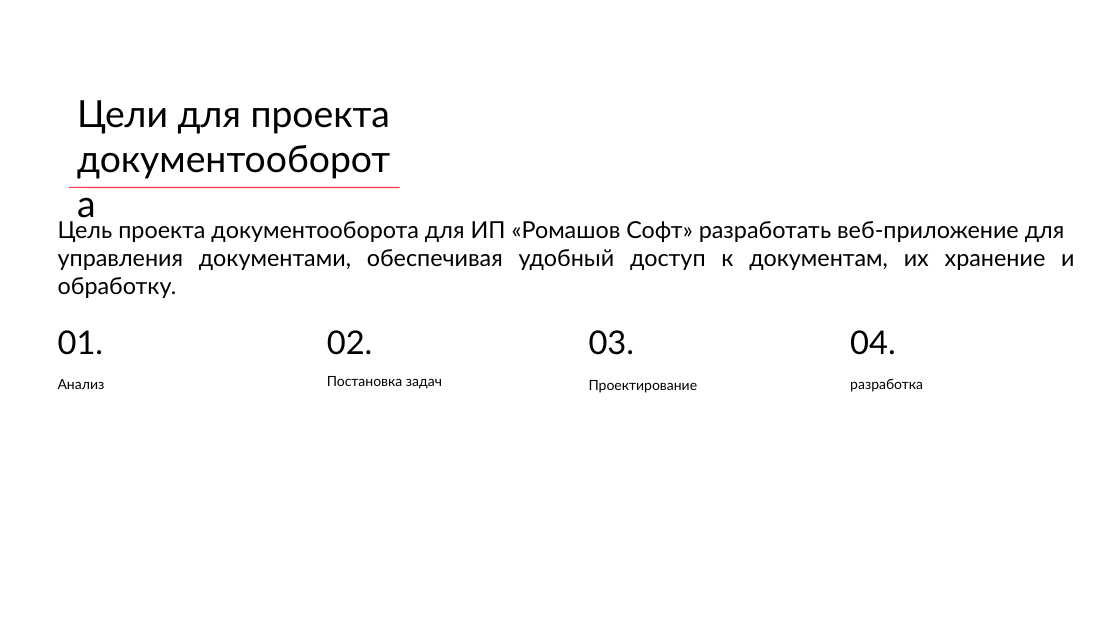
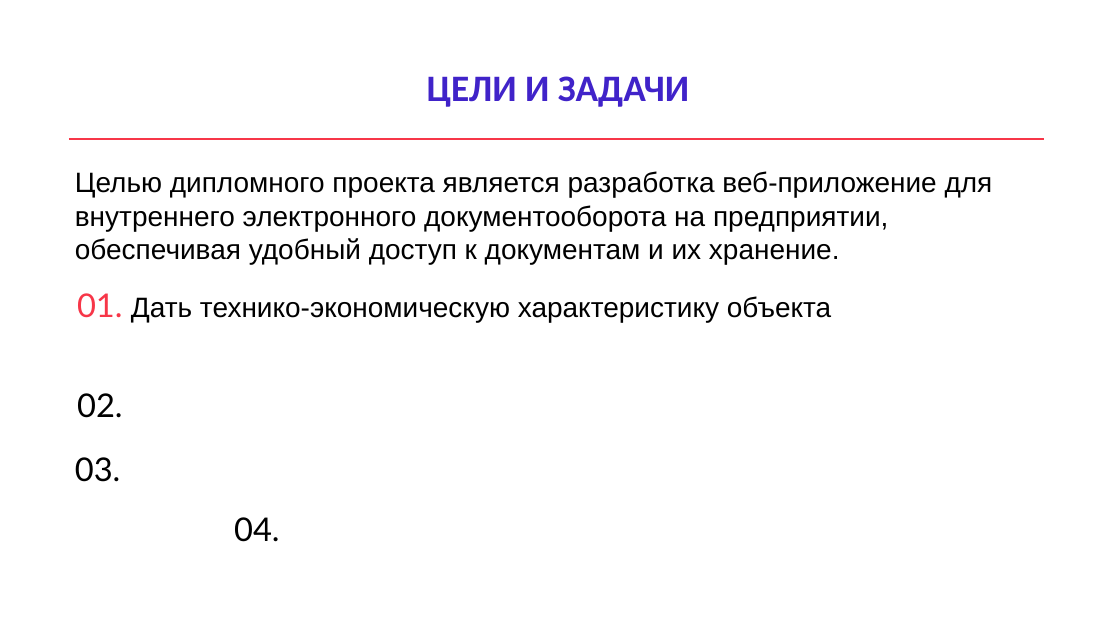
Before and after one commit to alwegr/gorodinec-graduate-project, a slide deck: slide 2 of misc/презентация/Городинец А.Д. ИСП-20.pptx (slide 4 before the commit). Drawn at 1120x630 pixels with LibreOffice and Linux fonts; fonts in the diff are those of the drawing; background and template pictures are left out. Boxes give left, top, right and bottom in pixels: in the first picture for what was removed or moved away, otherwise in the second. Text is boxed around its words. In the diff, an @@ line names an element or a change of style, - is before the commit and + after.

```diff
--- a/misc/презентация/Городинец А.Д. ИСП-20.pptx
+++ b/misc/презентация/Городинец А.Д. ИСП-20.pptx
@@ text at bbox=[427, 76, 689, 107]: text changed; font Lato to Calibri; text colour #000000 to #4023C9; bold on @@
-Цели для проекта документооборота
+ЦЕЛИ И ЗАДАЧИ
@@ line moved from (69, 187) - (400, 187) to (69, 139) - (1044, 139) @@
@@ text at bbox=[75, 171, 993, 264]: text changed; size 20 to 24 pt; font Lato to Arial @@
-Цель проекта документооборота для ИП «Ромашов Софт» разработать веб-приложение для
-управления документами, обеспечивая удобный доступ к документам, их хранение и обработку.
+Целью дипломного проекта является разработка веб-приложение для
+внутреннего электронного документооборота на предприятии,
+обеспечивая удобный доступ к документам и их хранение.
@@ text at bbox=[77, 293, 831, 322]: text changed; size 28 to 24 pt; font Lato to Arial @@
-01.
+01. Дать технико-экономическую характеристику объекта
@@ text removed at bbox=[58, 379, 105, 389] @@
-Анализ
@@ text "02.": place and size @@
-text "02." at bbox=[327, 330, 373, 355]
+text "02." at bbox=[77, 393, 123, 418]
@@ text removed at bbox=[327, 376, 442, 389] @@
-Постановка задач
@@ text removed at bbox=[589, 380, 698, 393] @@
-Проектирование
@@ text removed at bbox=[850, 379, 923, 392] @@
-разработка
@@ text "03.": place and size @@
-text "03." at bbox=[589, 330, 635, 355]
+text "03." at bbox=[75, 457, 121, 482]
@@ text "04.": place and size @@
-text "04." at bbox=[850, 330, 896, 355]
+text "04." at bbox=[234, 517, 280, 542]
```
Also in this commit, not shown: 3 other slides changed, 4 slides added, 17 slides removed, 42 other files.
